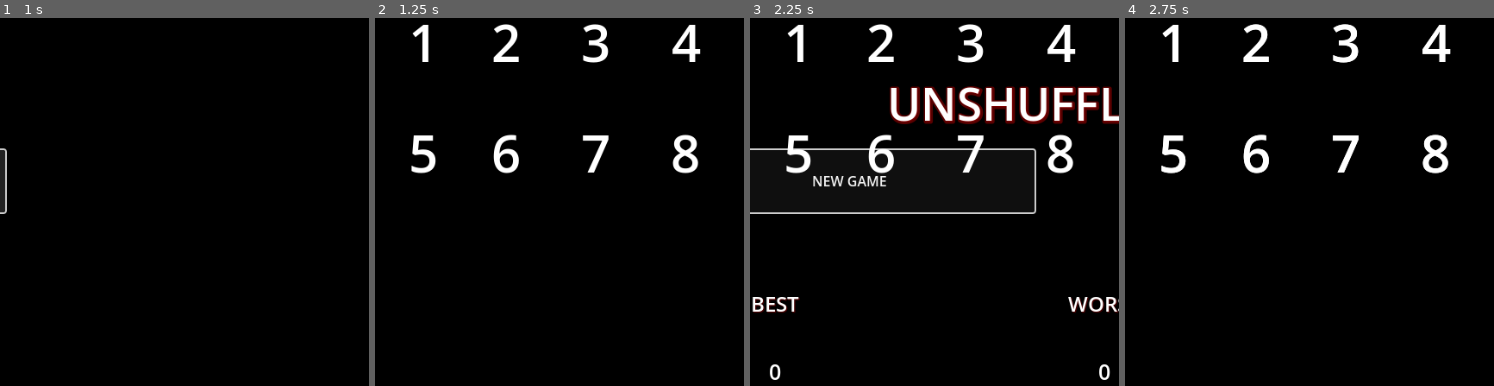
Above: before the commit, frames 1-4 (left to right).
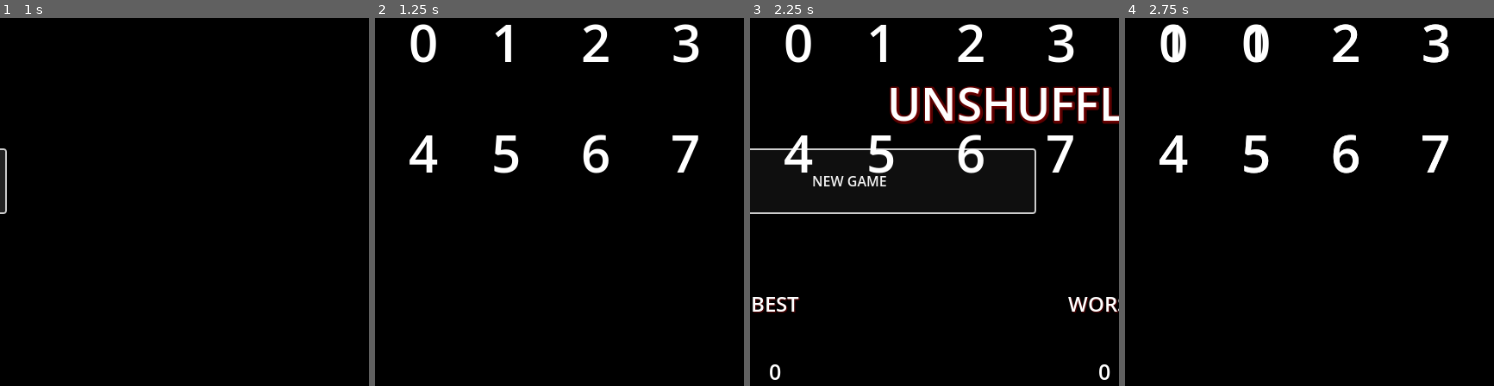
Above: after the commit, the same moments.

Repository: XanderMax/unshuffle
Game: Godot game, scene res://scenes/main.tscn
Two runs of this game, one before a commit and one after it. Both use one fixed random seed, a clock stepped at 60 frames per second and the inputs below.
Inputs (mouse positions are in pixels of both pictures, inside the frame that each line leads up to):
- Up to frame 1 (1 s): click "NEW GAME" at 0.5 s
- Up to frame 2 (1.25 s): no input
- Up to frame 3 (2.25 s): move the mouse to (797, 43) at 1.27 s; click (797, 43) at 1.42 s; tap Enter at 2 s; move the mouse to (882, 43) at 2.02 s; click (882, 43) at 2.17 s
- Up to frame 4 (2.75 s): no input

Frame 1 is identical in both runs. In frame 2, 3.4% of the frame differs, in the area x 9-89%, y 1-43%; in frame 3, 3.4%; in frame 4, 3.4%.

Commit message:
Add swapping

Diff:
--- a/godot/scenes/game_screen.gd
+++ b/godot/scenes/game_screen.gd
@@ -1,4 +1,9 @@
 class_name GameScreen extends Control
+
+const default_display_array: Array = [0, 1, 2, 3, 4, 5, 6, 7]
+var _display_array: Array = default_display_array.duplicate(true)
+var _hidden_array: Array
+var _selected_card_index: int = -1
 
 signal card_selected(index: int)
 signal card_locked(index: int)
@@ -8,10 +13,8 @@
 	for i in range(0, 8):
 		var cardNode:Card = _get_card(i)
 		if cardNode:
-			cardNode.setLabel(i + 1)
 			cardNode.clicked.connect(func(): _on_card_clicked(i))
 			cardNode.doubleClicked.connect(func(): _on_card_double_clicked(i))
-
 
 func _get_card(index:int) -> Card:
 	var node_name: String = "Card%d" % index
@@ -19,7 +22,20 @@
 	return card_node
 
 func _on_card_clicked(index: int) -> void:
+	assert(index >= 0 && index < self._display_array.size())
 	self.card_selected.emit(index)
+	if self._selected_card_index < 0 || self._selected_card_index >= self._display_array.size():
+		self._selected_card_index = index
+	else:
+		var card1 = _get_card(index)
+		var card2 = _get_card(self._selected_card_index)
+		if card1 and card2:
+			var tmp = self._display_array[index]
+			self._display_array[index] = self._display_array[self._selected_card_index]
+			self._display_array[self._selected_card_index] = tmp
+			card1.setLabel(self._display_array[index])
+			card2.setLabel(self._display_array[self._selected_card_index])
+			self._selected_card_index = -1
 
 func _on_card_double_clicked(index: int) -> void:
 	var card_node: Card = _get_card(index) as Card
@@ -31,3 +47,13 @@
 # Called every frame. 'delta' is the elapsed time since the previous frame.
 func _process(_delta):
 	pass
+
+func reset(hidden_array: Array):
+	if hidden_array.size() != default_display_array.size():
+		return
+	self._display_array = self.default_display_array.duplicate(true)
+	self._hidden_array = hidden_array
+	self._selected_card_index = -1
+	for index in range(0, 8):
+		var card: Card = _get_card(index)
+		card.setLabel(self._display_array[index])
--- a/godot/scenes/main.gd
+++ b/godot/scenes/main.gd
@@ -16,6 +16,7 @@
 func _on_new_game_playout_finished():
 	print("_on_new_game_playout_finished")
 	var game_screen: GameScreen = game_screen_preload.instantiate() as GameScreen
+	game_screen.reset([7, 6, 5, 4, 3, 2, 1, 0])
 	if game_screen:
 		get_parent().add_child(game_screen) # TODO: figure out why get_parent is needed
 
